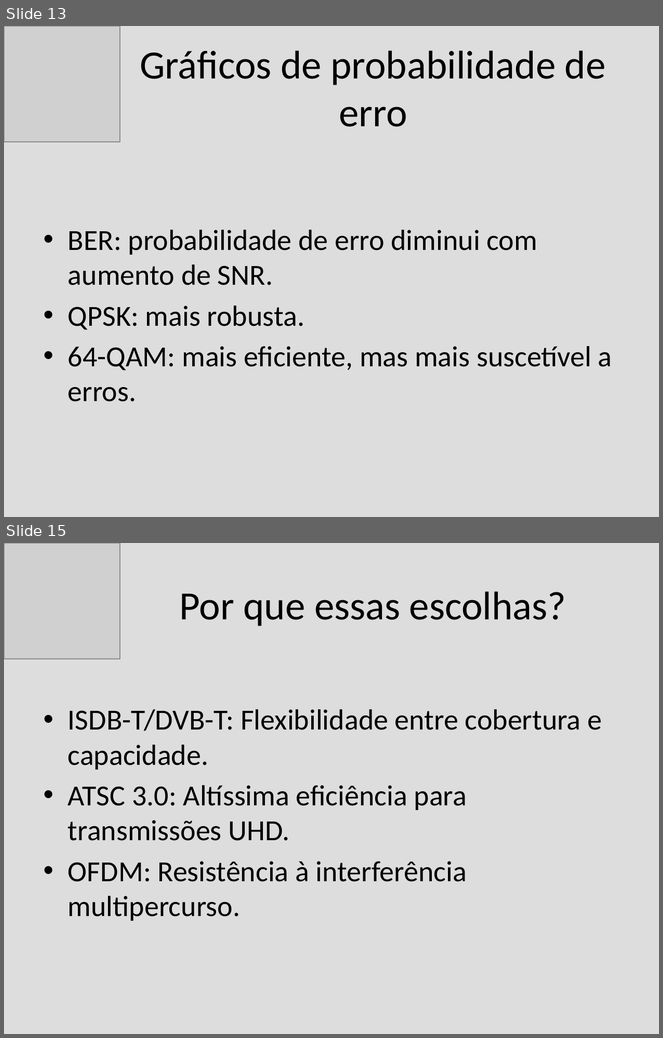
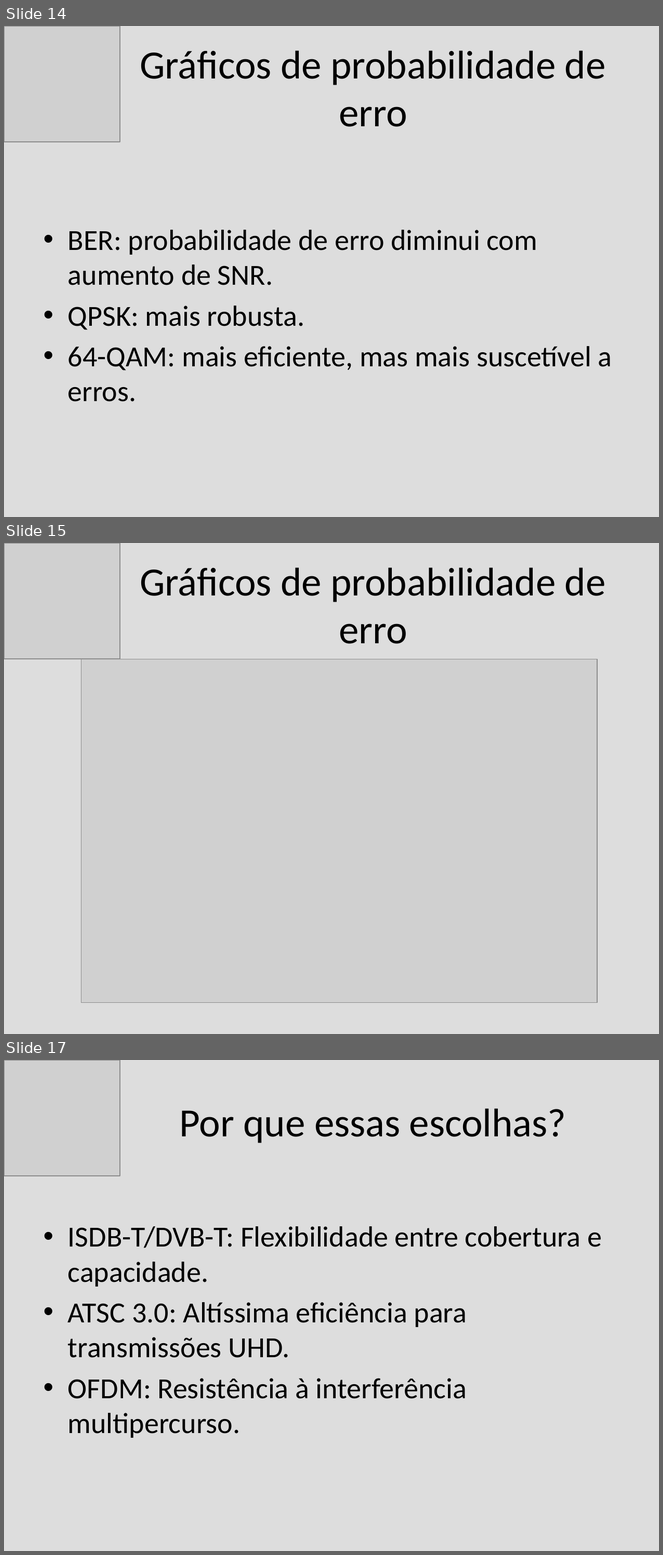
Before and after one commit to alenior/IFCE, a slide deck: P7/TV DIGITAL/modulacao_tv_digital.odp. Shown one above the other, each under a label of ours: slides 13 and 15 before the commit, slides 14, 15 and 17 after it; the slides between them are not shown. The pictures are 663x1038 and 663x1555 pixels, drawn with LibreOffice and Linux fonts; fonts in the diff are those of the drawing; grey boxes stand for pictures. Boxes give left, top, right and bottom in pixels: in the first picture for what was removed or moved away, otherwise in the second. Text is boxed around its words. In the diff, an @@ line names an element or a change of style, - is before the commit and + after.

```diff
--- a/P7/TV DIGITAL/modulacao_tv_digital.odp
+++ b/P7/TV DIGITAL/modulacao_tv_digital.odp
@@ slide 15 added at (4, 543, 659, 1034), background #DDDDDD @@
@@ picture added at (4, 543, 120, 659) @@
@@ title added at (140, 567, 606, 644), 44 pt, text #000000 @@
+Gráficos de probabilidade de erro
@@ picture added at (81, 659, 597, 1003) @@
@@ what was slide 13 is now slide 14 @@
@@ what was slide 15 is now slide 17 @@
```
Also in this commit, not shown: 7 slides changed, 1 other slide added, 1 slide removed, 6 other files.
